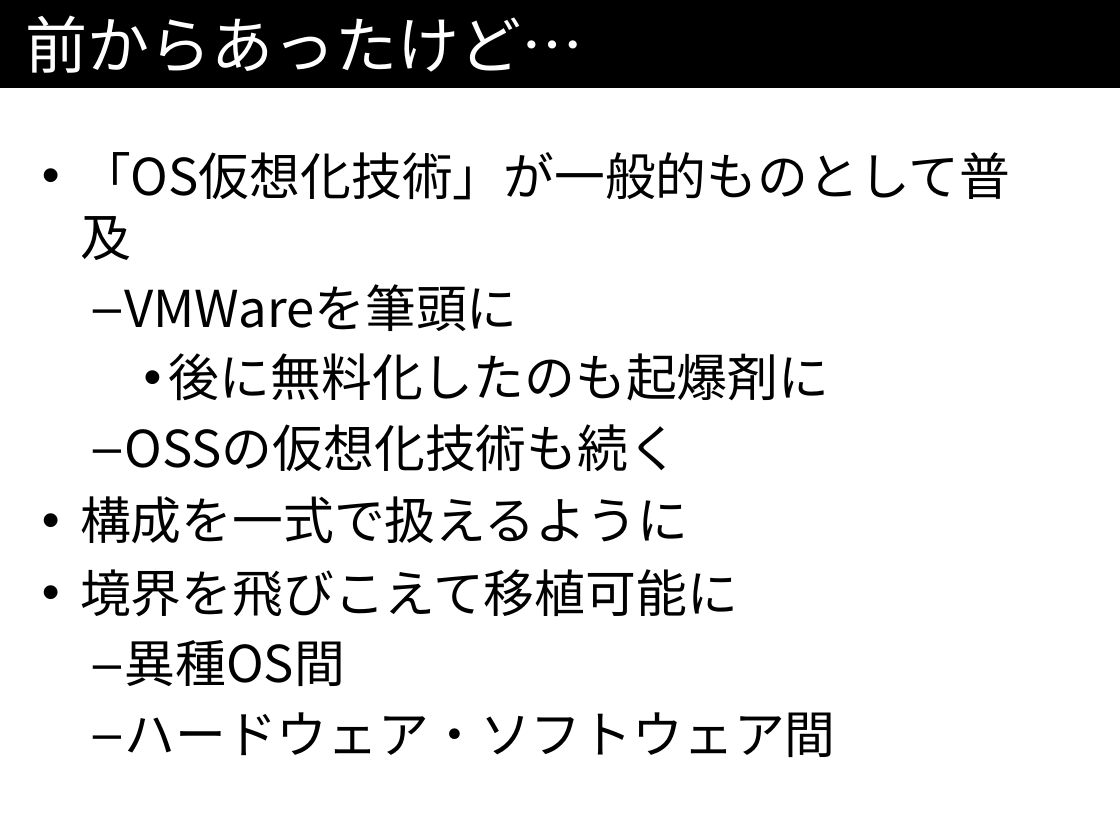
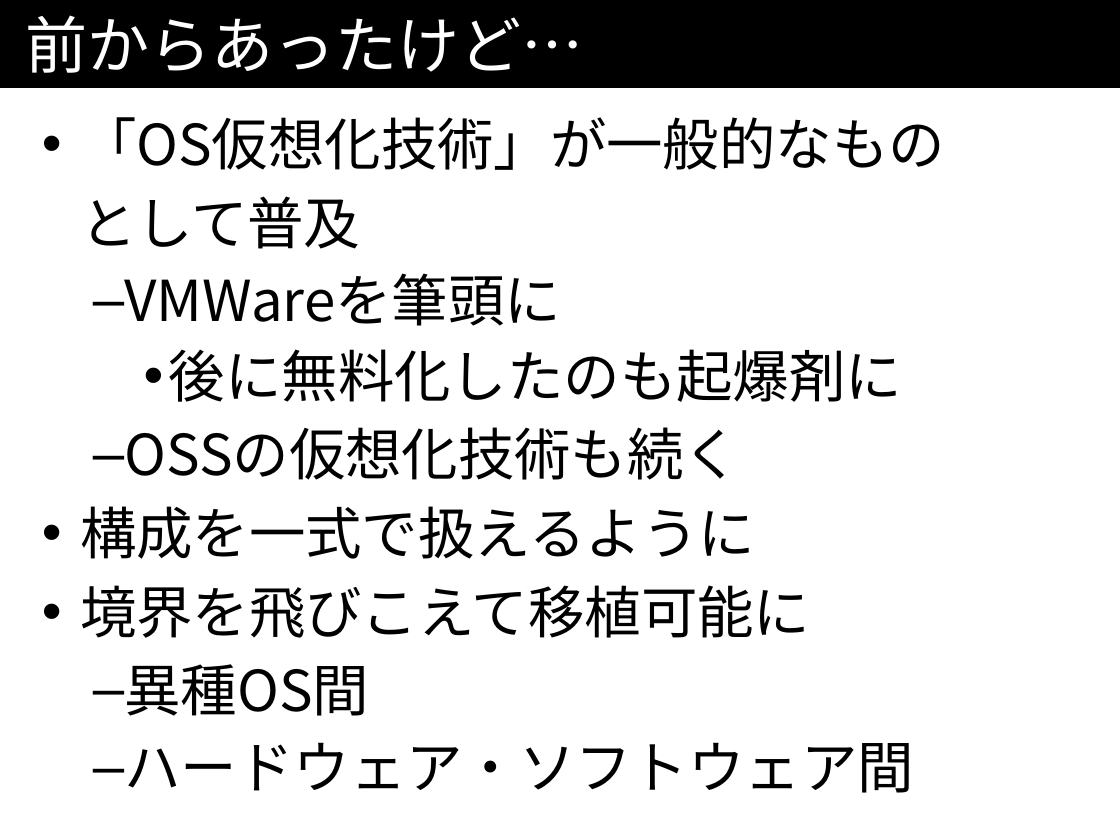
Before and after one commit to kazuhito-m/kazuhito-m.github.io, a slide deck: slide 69 of _drafts/comcamp2016.odp. Drawn at 1120x840 pixels with LibreOffice and Linux fonts; fonts in the diff are those of the drawing. Boxes give left, top, right and bottom in pixels: in the first picture for what was removed or moved away, otherwise in the second. Text is boxed around its words. In the diff, an @@ line names an element or a change of style, - is before the commit and + after.

Commit message:
資料完成。発表したやつを上げる。

```diff
--- a/_drafts/comcamp2016.odp
+++ b/_drafts/comcamp2016.odp
@@ text at box(80, 117, 945, 249): text changed; size 36 to 40 pt @@
-• 「OS仮想化技術」が一般的ものとして普及
+• 「OS仮想化技術」が一般的なもの
+として普及
@@ text at box(80, 273, 914, 793): size 36 to 40 pt in "VMWareを筆頭に", "後に無料化したのも起爆剤に", "OSSの仮想化技術も続く", "構成を一式で扱えるように" and 3 more places @@
```
Also in this commit, not shown: 10 other slides changed.
